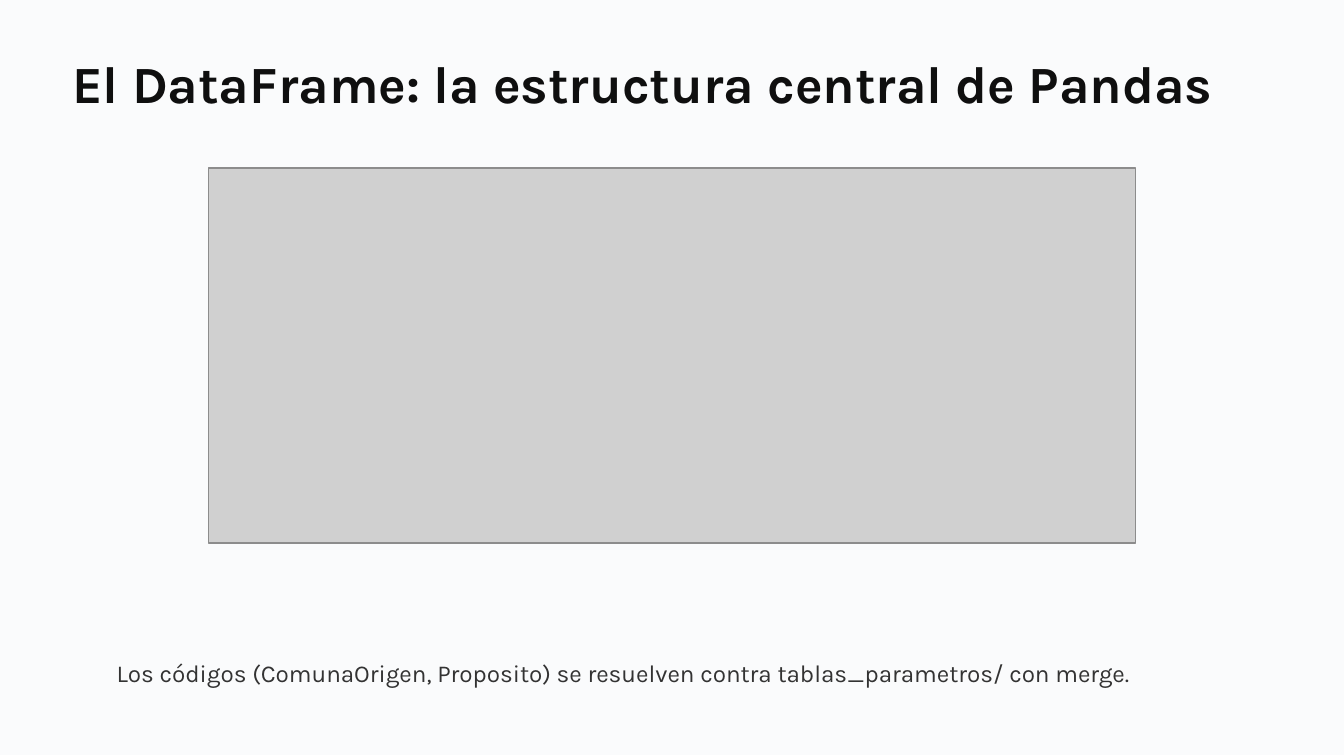
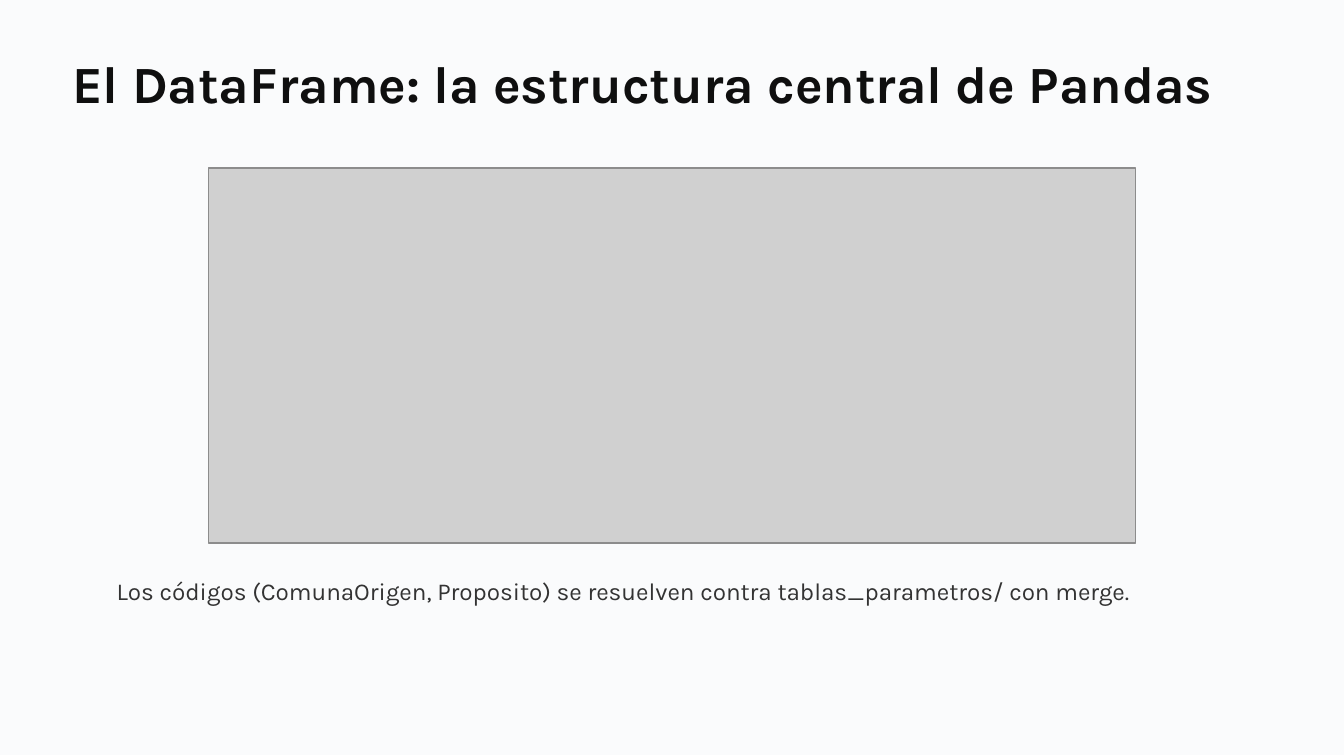
Before and after one commit to daniopitz/cienciadatos, a slide deck: slide 20 of presentaciones/clase02_pandas_eda.pptx. Drawn at 1344x755 pixels with LibreOffice and Linux fonts; fonts in the diff are those of the drawing; grey boxes stand for pictures. Boxes give left, top, right and bottom in pixels: in the first picture for what was removed or moved away, otherwise in the second. Text is boxed around its words. In the diff, an @@ line names an element or a change of style, - is before the commit and + after.

```diff
--- a/presentaciones/clase02_pandas_eda.pptx
+++ b/presentaciones/clase02_pandas_eda.pptx
@@ text "Los códigos (ComunaOrigen, Proposito) se ...": place and size @@
-text "Los códigos (ComunaOrigen, Proposito) se ..." at box(117, 663, 1129, 688)
+text "Los códigos (ComunaOrigen, Proposito) se ..." at box(117, 581, 1129, 606)
```
Also in this commit, not shown: 4 other slides changed, 10 other files.
